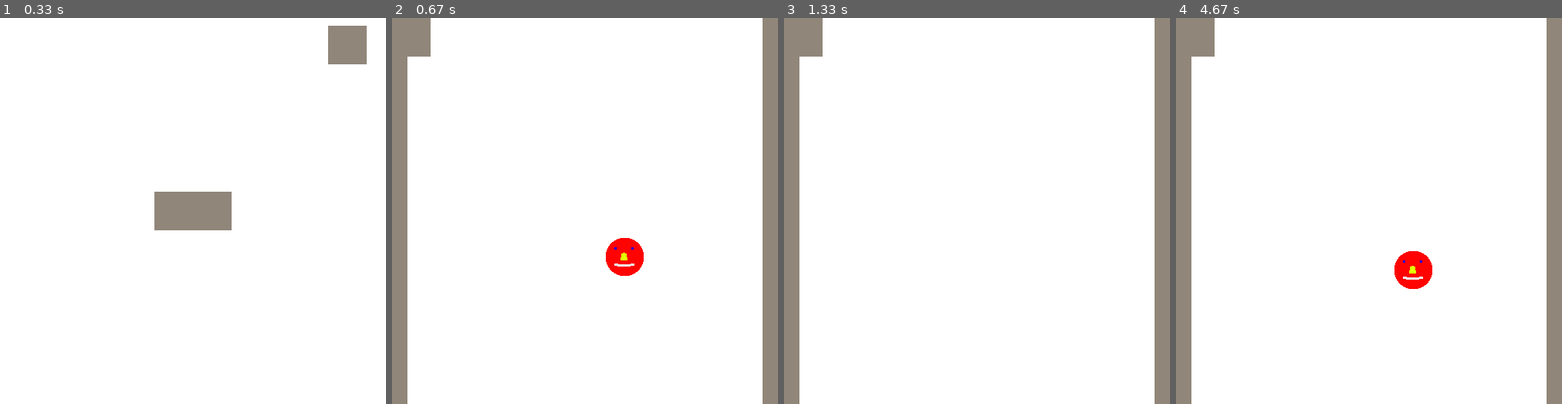
Above: before the commit, frames 1-4 (left to right).
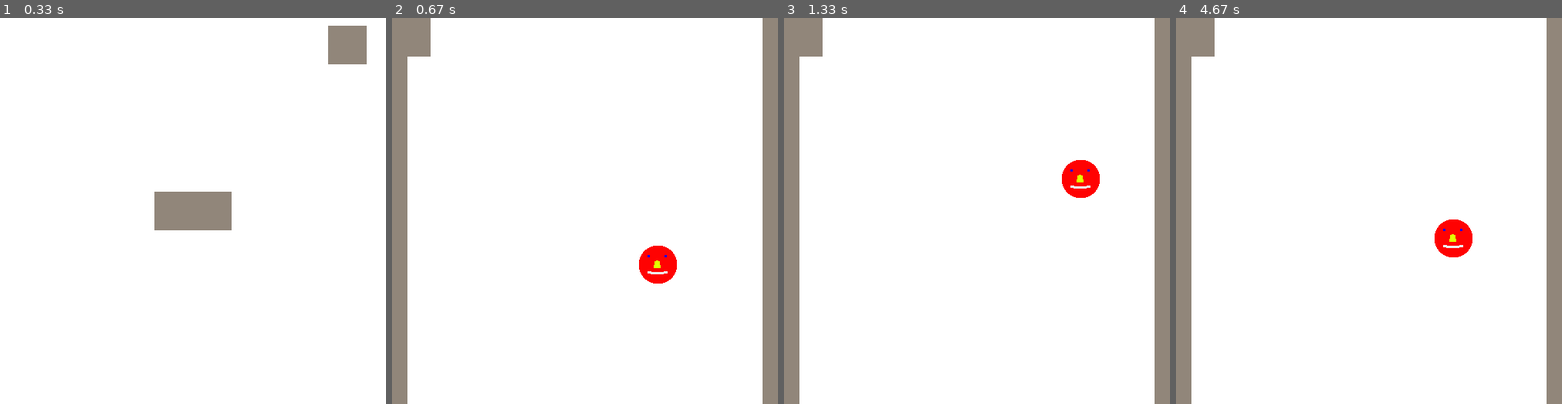
Above: after the commit, the same moments.

Repository: Wissi00/Projet-CMI
Game: pygame game, started from Main.py
Same seed, same stepped clock (60 frames per second), same inputs: the game is played once before the commit and once after it.
Inputs (mouse positions are in pixels of both pictures, inside the frame that each line leads up to):
- Up to frame 1 (0.33 s): no input
- Up to frame 2 (0.67 s): click (585, 211) at 0.38 s
- Up to frame 3 (1.33 s): tap Space at 0.67, 1.07 s
- Up to frame 4 (4.67 s): tap Space at 1.37, 1.57, 1.9, 2.2, 4.53 s; tap D at 1.98, 4.62 s; click (1369, 211) at 2.43 s; click (1357, 145) at 2.8 s; click (1369, 211) at 4.17 s

Frame 1 is identical in both runs. In frame 2, 1.4% of the frame differs, in the area x 55-74%, y 57-69%; in frame 3, 0.7%; in frame 4, 1.5%, in the area x 56-77%, y 52-71%.

Commit message:
ajout de jump et de la fonction lost une fois tomber

Diff:
--- a/Game.py
+++ b/Game.py
@@ -9,7 +9,6 @@
 def game():
     mur1=mur(placeHolder,0,20)
     mur2=mur(placeHolder,480,20)
-    mur3=mur(placeHolder,200,20)
     Player1=oiseau(oiseauImg,250,250,mur1,mur2)
     from Menu import menu
     while True:
@@ -25,9 +24,11 @@
         mur2.draw()
         Player1.mouvX()
         Player1.draw()
-        isJumping = 0
+        isJumping = pygame.key.get_pressed()[pygame.K_SPACE]
         Player1.mouvY(isJumping)
+        if Player1.y>500:
+            MenuLost()
         if MenuButton.drawClick():
             menu()
         pygame.display.update()
-        clock.tick(120)
+        clock.tick(60)
--- a/classes.py
+++ b/classes.py
@@ -26,7 +26,7 @@
         self.y = y
         self.rect.y=self.y
         self.dir = 1
-        self.vitesseHorizontale = 1
+        self.vitesseHorizontale = 5
         self.vitesseVerticale = 0
         self.gravite = 5
         self.mur1 = mur1
@@ -50,7 +50,7 @@
 
     def mouvY(self, jump):
         if jump == False:
-            self.vitesseVerticale= approach(self.vitesseVerticale,5,0.1)
+            self.vitesseVerticale= approach(self.vitesseVerticale,8,0.5)
         else:
-            self.vitesseVerticale= -5
+            self.vitesseVerticale= -7
         self.y += self.vitesseVerticale
